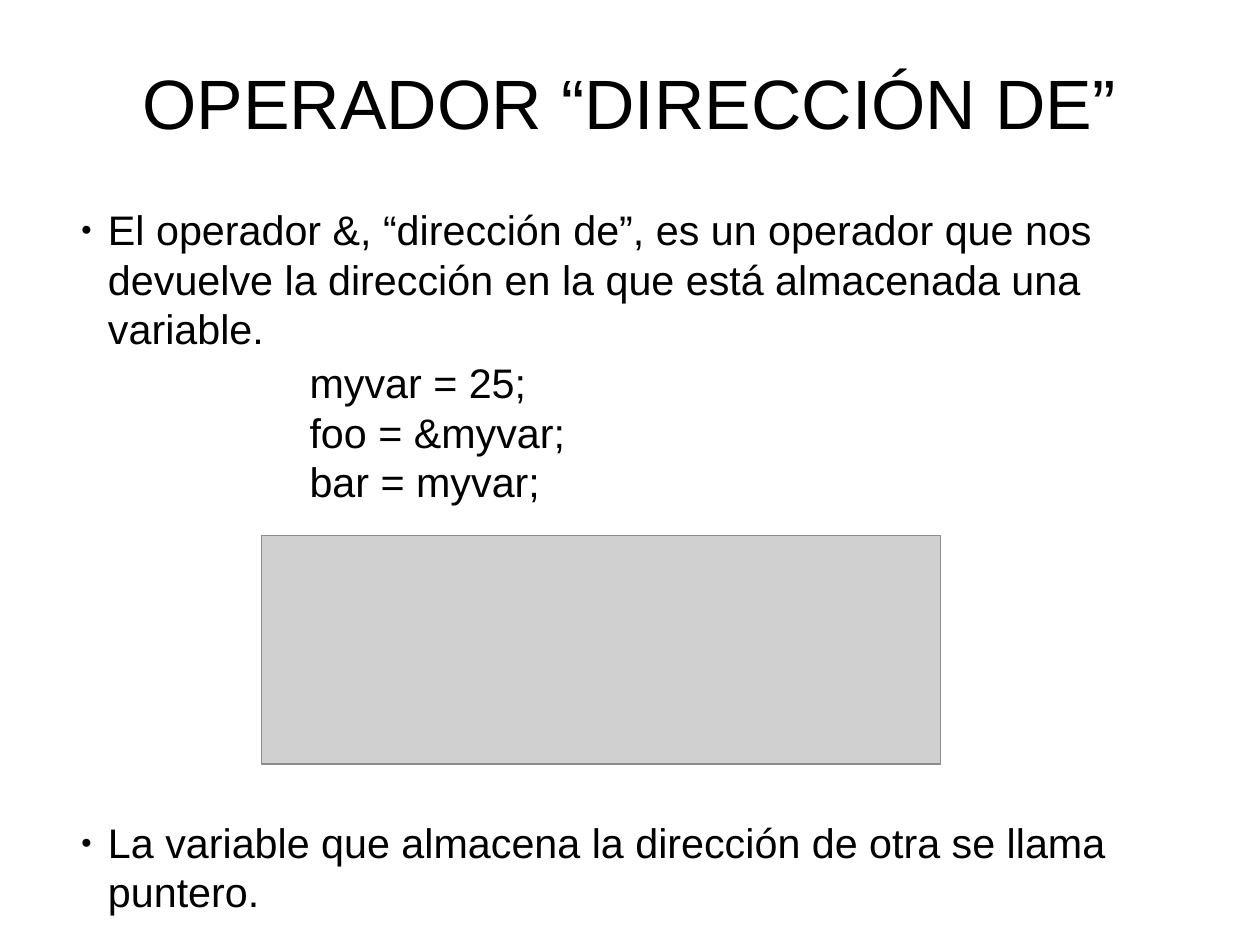
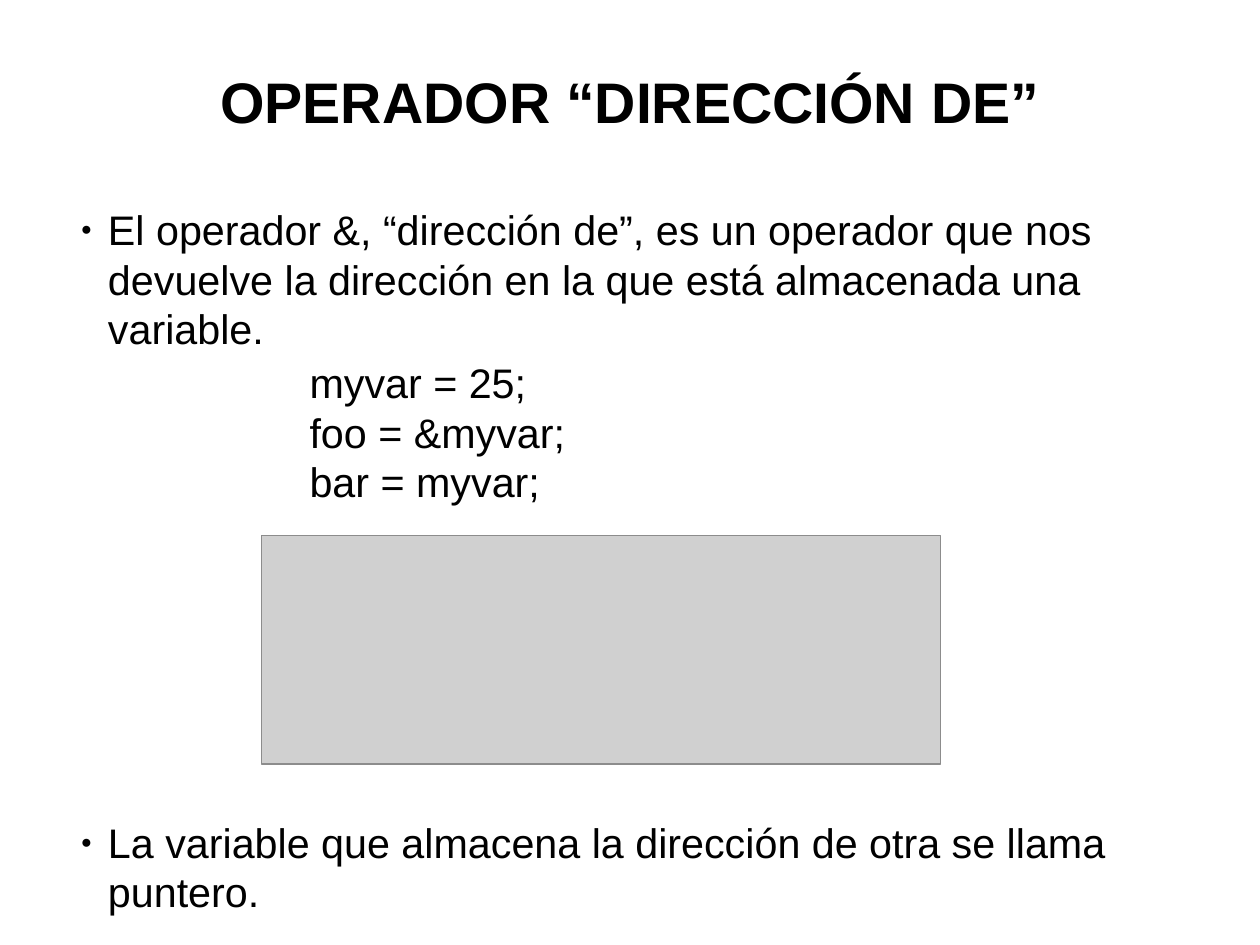
Before and after one commit to trivi/Introduccion-C-EFE-Oct, a slide deck: slide 2 of 08.Punteros/08.Punteros.odp. Drawn at 1260x945 pixels with LibreOffice and Linux fonts; fonts in the diff are those of the drawing; grey boxes stand for pictures. Boxes give left, top, right and bottom in pixels: in the first picture for what was removed or moved away, otherwise in the second. Text is boxed around its words. In the diff, an @@ line names an element or a change of style, - is before the commit and + after.

```diff
--- a/08.Punteros/08.Punteros.odp
+++ b/08.Punteros/08.Punteros.odp
@@ title "OPERADOR “DIRECCIÓN DE”" at (220,78,1039,124): size 44 to 36 pt, bold on @@
```
Also in this commit, not shown: 4 other slides changed, 2 other files.
